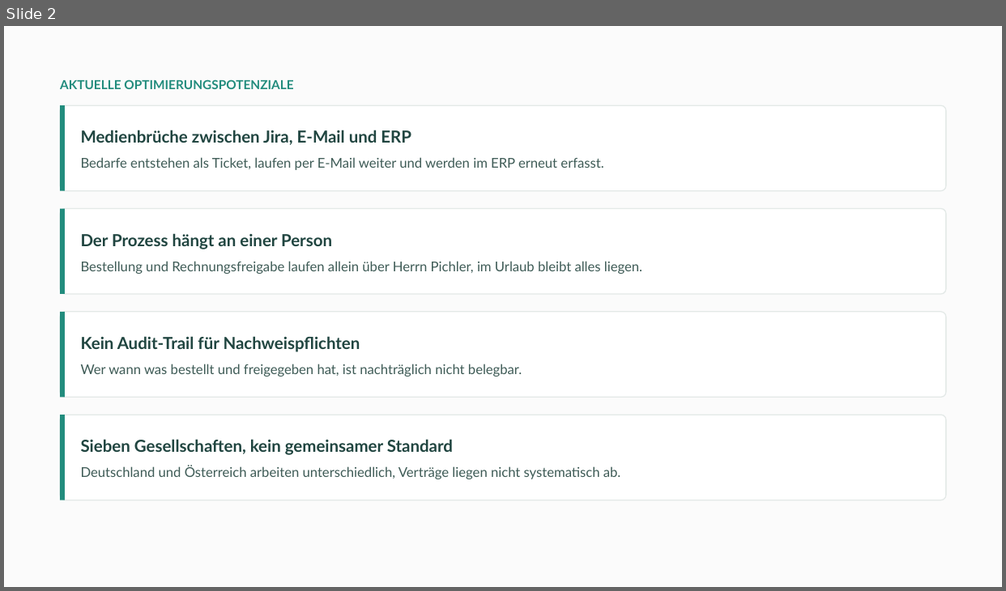
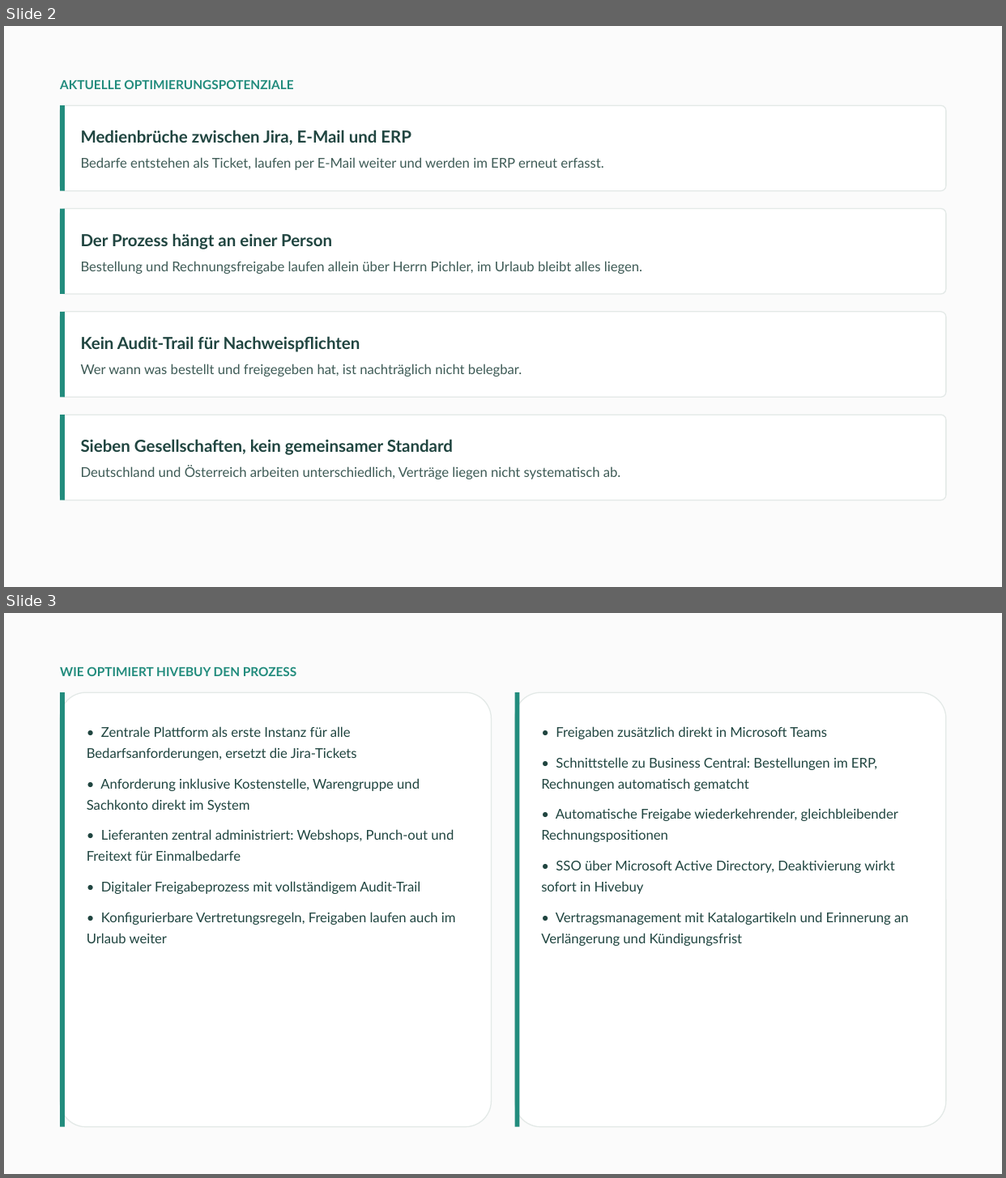
Before and after one commit to moritzhivebuy/new, a slide deck: .claude/skills/impact-ladder-pdf/output/2026-08-20-impact-ladder-navax-software.pptx. Shown one above the other, each under a label of ours: slide 2 before the commit, slides 2 and 3 after it. The pictures are 1006x591 and 1006x1178 pixels, drawn with LibreOffice and Linux fonts; fonts in the diff are those of the drawing. Boxes give left, top, right and bottom in pixels: in the first picture for what was removed or moved away, otherwise in the second. Text is boxed around its words. In the diff, an @@ line names an element or a change of style, - is before the commit and + after.

```diff
--- a/.claude/skills/impact-ladder-pdf/output/2026-08-20-impact-ladder-navax-software.pptx
+++ b/.claude/skills/impact-ladder-pdf/output/2026-08-20-impact-ladder-navax-software.pptx
@@ slide 3 added at <box>4,613,1002,1174</box>, background #FFFFFF @@
@@ rectangle added at <box>4,613,1002,1174</box>, fill #FBFBFB @@
@@ text added at <box>60,666,297,676</box>, 12 pt, text #228C7D, bold @@
+WIE OPTIMIERT HIVEBUY DEN PROZESS
@@ rounded rectangle added at <box>60,692,492,1127</box>, fill #FFFFFF, outline #E3E9E7 1 pt @@
@@ rectangle added at <box>60,692,65,1127</box>, fill #228C7D @@
@@ rounded rectangle added at <box>514,692,946,1127</box>, fill #FFFFFF, outline #E3E9E7 1 pt @@
@@ rectangle added at <box>514,692,519,1127</box>, fill #228C7D @@
@@ text added at <box>87,726,456,943</box>, 13 pt, text #204540 @@
+• Zentrale Plattform als erste Instanz für alle Bedarfsanforderungen, ersetzt die Jira-Tickets
+• Anforderung inklusive Kostenstelle, Warengruppe und Sachkonto direkt im System
+• Lieferanten zentral administriert: Webshops, Punch-out und Freitext für Einmalbedarfe
+• Digitaler Freigabeprozess mit vollständigem Audit-Trail
+• Konfigurierbare Vertretungsregeln, Freigaben laufen auch im Urlaub weiter
@@ text added at <box>541,726,909,946</box>, 13 pt, text #204540 @@
+• Freigaben zusätzlich direkt in Microsoft Teams
+• Schnittstelle zu Business Central: Bestellungen im ERP, Rechnungen automatisch gematcht
+• Automatische Freigabe wiederkehrender, gleichbleibender Rechnungspositionen
+• SSO über Microsoft Active Directory, Deaktivierung wirkt sofort in Hivebuy
+• Vertragsmanagement mit Katalogartikeln und Erinnerung an Verlängerung und Kündigungsfrist
```
Also in this commit, not shown: 3 slides changed, 4 other files.
